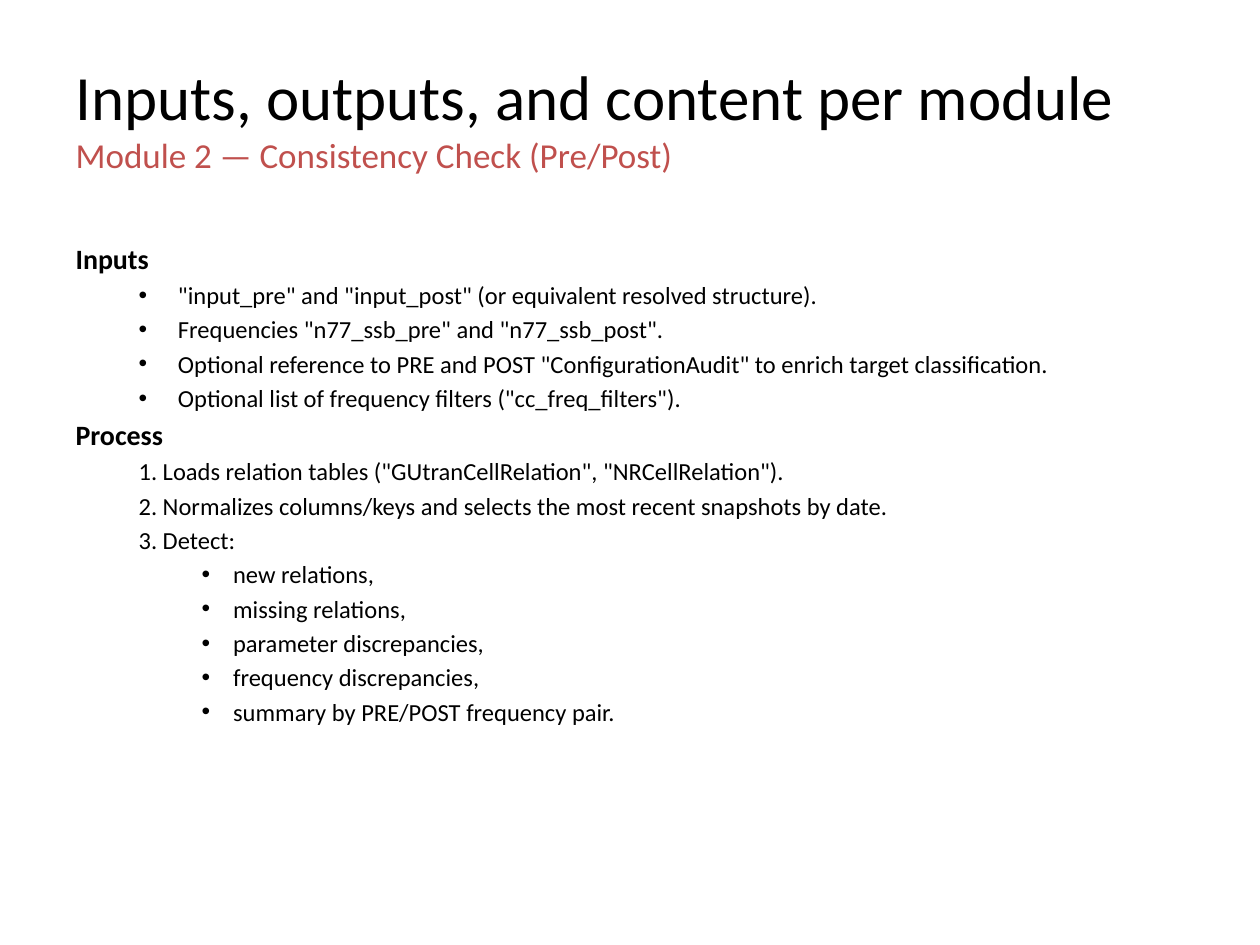
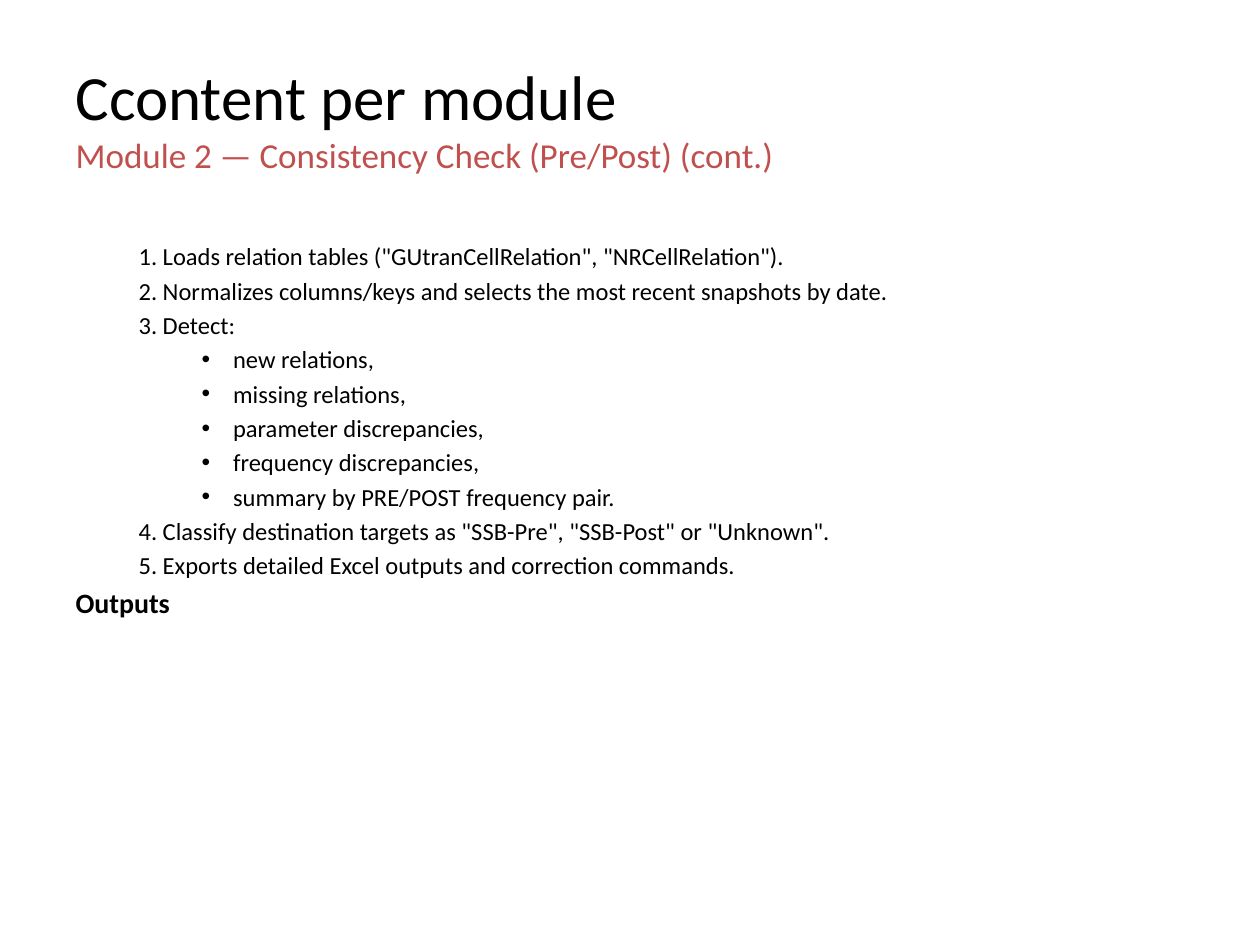
Before and after one commit to jaimetur/SSB_RetuningAutomations, a slide deck: slide 22 of help/User-Guide-SSB-Retuning-Automations-v0.7.4.pptx (slide 11 before the commit). Drawn at 1260x945 pixels with LibreOffice and Linux fonts; fonts in the diff are those of the drawing; background and template pictures are left out. Boxes give left, top, right and bottom in pixels: in the first picture for what was removed or moved away, otherwise in the second. Text is boxed around its words. In the diff, an @@ line names an element or a change of style, - is before the commit and + after.

Commit message:
- Updated Technical User Guide to include Naming Convention for Inputs

```diff
--- a/help/User-Guide-SSB-Retuning-Automations-v0.7.4.pptx
+++ b/help/User-Guide-SSB-Retuning-Automations-v0.7.4.pptx
@@ title at bbox=[76, 76, 773, 174]: text changed; size 36 to 20 pt; text colour #000000 to #C0504D @@
-Inputs, outputs, and content per module
-Module 2 — Consistency Check (Pre/Post)
+Ccontent per module
+Module 2 — Consistency Check (Pre/Post) (cont.)
@@ text at bbox=[76, 251, 1048, 446]: paragraphs removed @@
-Inputs
-  • "input_pre" and "input_post" (or equivalent resolved structure).
-  • Frequencies "n77_ssb_pre" and "n77_ssb_post".
-  • Optional reference to PRE and POST "ConfigurationAudit" to enrich target classification.
-  • Optional list of frequency filters ("cc_freq_filters").
-Process
@@ text at bbox=[76, 523, 830, 618]: paragraphs added @@
+  4. Classify destination targets as "SSB-Pre", "SSB-Post" or "Unknown".
+  5. Exports detailed Excel outputs and correction commands.
+Outputs
```
Also in this commit, not shown: 9 other slides changed, 11 slides added, 4 other files.
